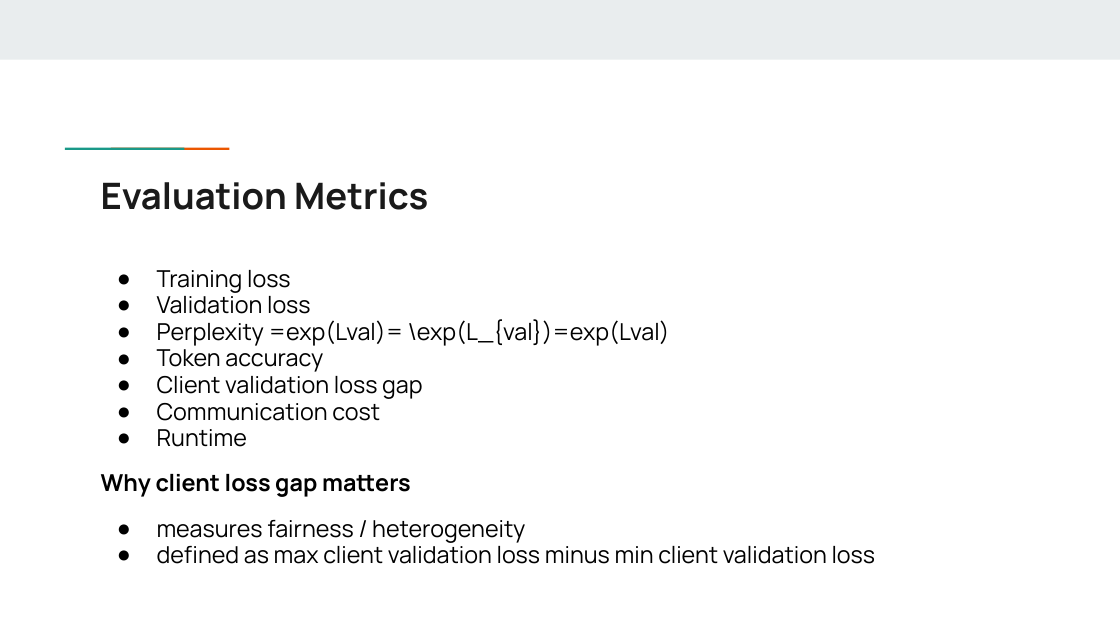
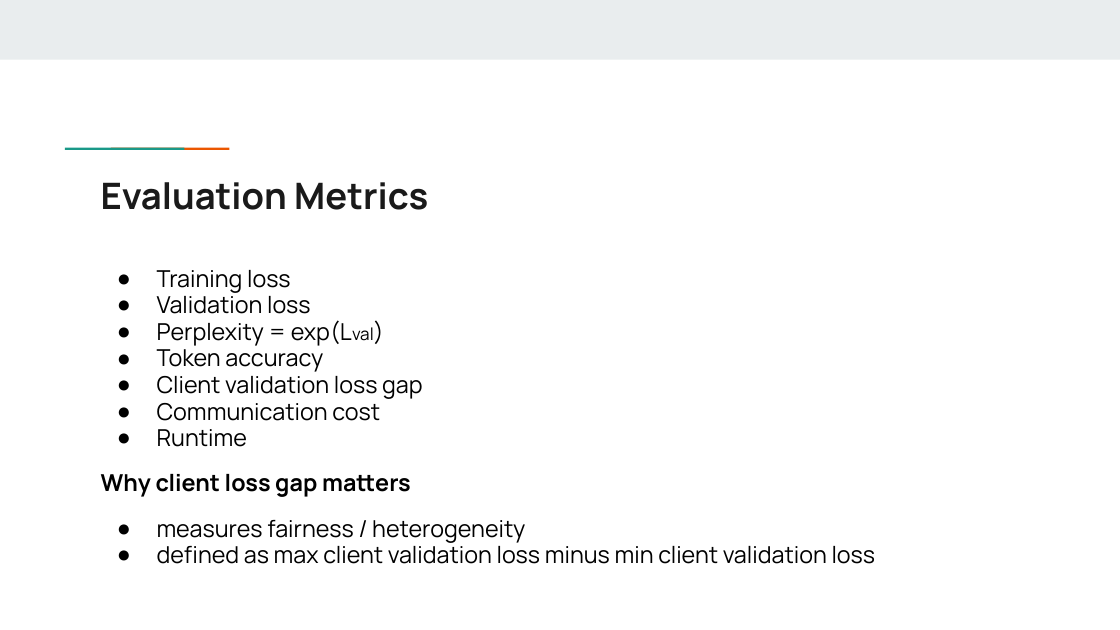
Before and after one commit to krish-patel1003/TDC-project, a slide deck: slide 10 of Team_16_PaperRex_Presentation.pptx. Drawn at 1120x630 pixels with LibreOffice and Linux fonts; fonts in the diff are those of the drawing. Boxes give left, top, right and bottom in pixels: in the first picture for what was removed or moved away, otherwise in the second. Text is boxed around its words. In the diff, an @@ line names an element or a change of style, - is before the commit and + after.

```diff
--- a/Team_16_PaperRex_Presentation.pptx
+++ b/Team_16_PaperRex_Presentation.pptx
@@ text at [157, 320, 352, 346]: text changed @@
-● Perplexity =exp(Lval)= \exp(L_{val})=exp(Lval)
+● Perplexity = exp(Lval)
```
Also in this commit, not shown: 10 other slides changed, 1 other file.
